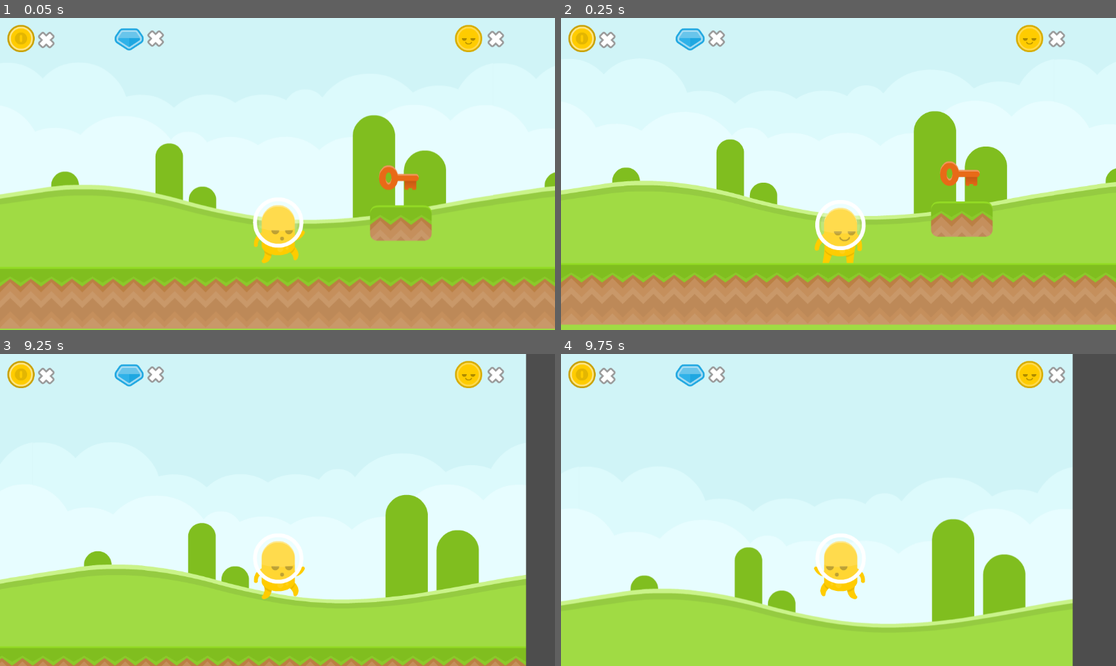
Above: before the commit, frames 1-4 (two rows, left to right).
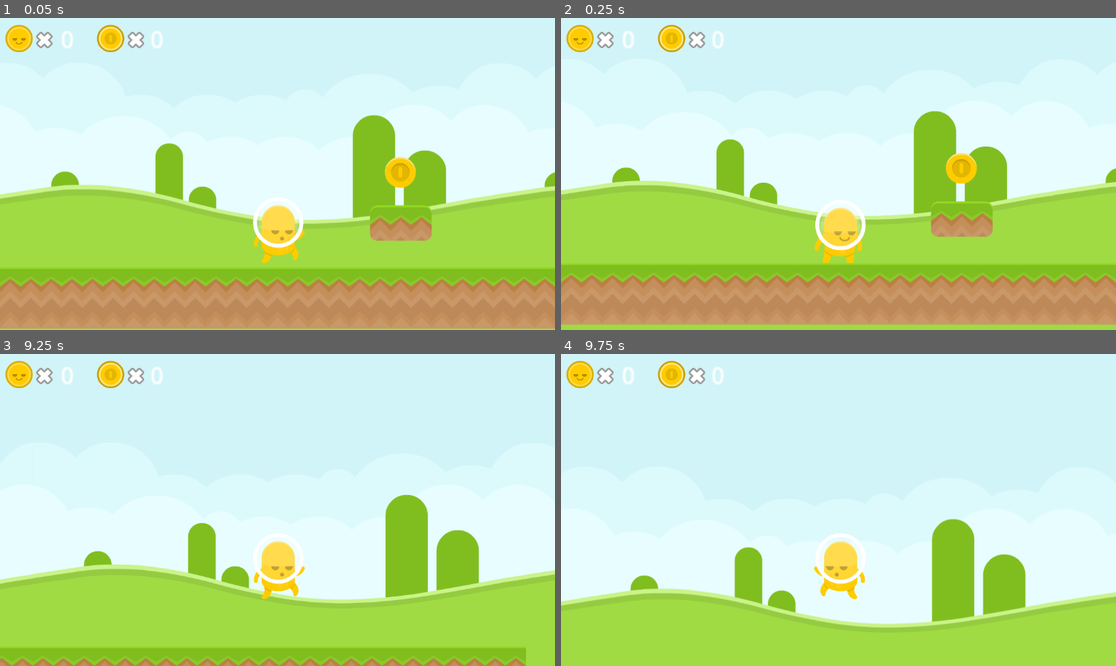
Above: after the commit, the same moments.

Repository: bsu-cs315/P2-Grigsby
Game: Godot game, scene res://world/world.tscn
Same seed, same stepped clock (60 frames per second), same inputs: the game is played once before the commit and once after it. Sound files missing from this copy of the repository are replaced by a short silence.
Inputs:
- Up to frame 1 (0.05 s): no input
- Up to frame 2 (0.25 s): no input
- Up to frame 3 (9.25 s): tap Enter at 0.5 s; hold Right (right) 0.53-2.03 s; tap Space (jump) at 0.77, 1.52, 3.02, 3.77, 4.52, 6.02, 6.77, 7.52, 9.02 s; hold Left (left) 2.03-2.78 s; hold Right (right) 2.78-4.28 s; hold Left (left) 4.28-5.03 s; hold Right (right) 5.03-5.78 s; hold Left (left) 5.78-7.28 s; hold Right (right) from 7.28 s (still down)
- Up to frame 4 (9.75 s): release Right (right) at 9.53 s; hold Left (left) from 9.53 s (still down)

The runs differ from the first frame. In frame 1, 2.2% of the frame differs, in the area x 0-91%, y 2-56%; in frame 2, 2.2%; in frame 3, 6.8%; in frame 4, 9.5%, in the area x 0-100%, y 0-100%.

Commit message:
More attempts at making the HUD work

Diff:
--- a/alien/alien.gd
+++ b/alien/alien.gd
@@ -1,6 +1,4 @@
 extends CharacterBody2D
-
-signal key_collected(new_keys)
 
 const SPEED = 300.0
 const JUMP_VELOCITY = -550.0
@@ -8,8 +6,6 @@
 # Get the gravity from the project settings to be synced with RigidBody nodes.
 var gravity = ProjectSettings.get_setting("physics/2d/default_gravity")
 
-var keys := 0
-var original_keys := 0
 
 @onready var _animated_sprite := $AnimatedSprite2D
 
@@ -41,6 +37,3 @@
 		_animated_sprite.scale.x = -1
 
 	move_and_slide()
-
-	if keys > original_keys:
-		key_collected.emit()
--- a/hud/hud.gd
+++ b/hud/hud.gd
@@ -1,17 +1,19 @@
 extends Control
 
+var coin : Coin
 # Called when the node enters the scene tree for the first time.
 func _ready():
-	$key.visible = false
-
-func set_alien(alien):
-	alien.key_collected.connect(_on_key_collected)
+	pass
 
 func _process(delta):
 	pass
 
-func _on_key_collected(new_keys):
-	_update_key_label()
+func setCoin(new_coin) -> void:
+	new_coin.coin_collected.connect(_on_coin_collected)
+	$coin_label.text = "0"
 
-func _update_key_label():
-	$key.visible = true
+func _on_coin_collected(new_coins):
+	update_coin_label(new_coins)
+
+func update_coin_label(new_coins):
+	$coin_label.text = str(new_coins)
--- a/hud/hud.tscn
+++ b/hud/hud.tscn
@@ -1,8 +1,7 @@
-[gd_scene load_steps=7 format=3 uid="uid://c16of8mo5wfsg"]
+[gd_scene load_steps=6 format=3 uid="uid://c16of8mo5wfsg"]
 
 [ext_resource type="Texture2D" uid="uid://dadobe3w283nm" path="res://hud/hudKey_red.png" id="1_46ahf"]
 [ext_resource type="Script" path="res://hud/hud.gd" id="1_b4u72"]
-[ext_resource type="Texture2D" uid="uid://c2npoytvvnevj" path="res://hud/hudJewel_blue.png" id="2_xxf7x"]
 [ext_resource type="Texture2D" uid="uid://dfj5mee53rvt5" path="res://hud/hudCoin.png" id="3_1wu8x"]
 [ext_resource type="Texture2D" uid="uid://bwlj5kd76p6c6" path="res://hud/hudPlayer_yellow.png" id="4_233qq"]
 [ext_resource type="Texture2D" uid="uid://dvdr744jb7fkv" path="res://hud/hudX.png" id="4_tahj1"]
@@ -12,41 +11,54 @@
 anchors_preset = 15
 anchor_right = 1.0
 anchor_bottom = 1.0
+offset_left = -1.0
+offset_top = 1.0
+offset_right = -1.0
+offset_bottom = 1.0
 grow_horizontal = 2
 grow_vertical = 2
 script = ExtResource("1_b4u72")
 
 [node name="key" type="Sprite2D" parent="."]
+visible = false
 position = Vector2(43, 123)
 scale = Vector2(0.65625, 0.65625)
 texture = ExtResource("1_46ahf")
 
-[node name="gem" type="Sprite2D" parent="."]
-position = Vector2(268, 43)
-scale = Vector2(0.656, 0.656)
-texture = ExtResource("2_xxf7x")
-
 [node name="coin" type="Sprite2D" parent="."]
-position = Vector2(43, 43)
+position = Vector2(229, 43)
 scale = Vector2(0.656, 0.656)
 texture = ExtResource("3_1wu8x")
 
 [node name="life" type="Sprite2D" parent="."]
-position = Vector2(972, 43)
+position = Vector2(39, 43)
 scale = Vector2(0.656, 0.656)
 texture = ExtResource("4_233qq")
 
 [node name="x" type="Sprite2D" parent="."]
-position = Vector2(97, 44)
-scale = Vector2(0.656, 0.656)
-texture = ExtResource("4_tahj1")
-
-[node name="x2" type="Sprite2D" parent="."]
-position = Vector2(324, 41)
+position = Vector2(283, 44)
 scale = Vector2(0.656, 0.656)
 texture = ExtResource("4_tahj1")
 
 [node name="x3" type="Sprite2D" parent="."]
-position = Vector2(1030, 42)
+position = Vector2(93, 44)
 scale = Vector2(0.656, 0.656)
 texture = ExtResource("4_tahj1")
+
+[node name="coin_label" type="Label" parent="."]
+layout_mode = 0
+offset_left = 312.0
+offset_top = 10.0
+offset_right = 359.0
+offset_bottom = 46.0
+scale = Vector2(3, 3)
+text = "0"
+
+[node name="life_label" type="Label" parent="."]
+layout_mode = 0
+offset_left = 126.0
+offset_top = 10.0
+offset_right = 166.0
+offset_bottom = 36.0
+scale = Vector2(3, 3)
+text = "0"
--- a/objects/key.gd
+++ b/objects/coin.gd
@@ -1,14 +1,16 @@
-extends Area2D
+class_name Coin extends Area2D
 
+signal coin_collected(new_coins)
 
+var coins := 0
+var original_coins := 0
 # Called when the node enters the scene tree for the first time.
 func _ready():
 	pass # Replace with function body.
 
 func _on_body_entered(body):
 	if body.is_in_group("aliens"):
-		body.keys += 1
-
+		coins += 1
 		var audio_stream_player := AudioStreamPlayer.new()
 		audio_stream_player.stream = load("res://objects/keysound.wav")
 		get_parent().add_child(audio_stream_player)
@@ -18,3 +20,8 @@
 		)
 
 		queue_free()
+	if coins != original_coins:
+		coin_collected.emit(coins)
+
+func get_coins():
+	return coins
--- a/objects/key.tscn
+++ b/objects/coin.tscn
@@ -1,16 +1,16 @@
 [gd_scene load_steps=4 format=3 uid="uid://fd5qkmqs2fc2"]
 
-[ext_resource type="Texture2D" uid="uid://lo4pf0hjlp8k" path="res://objects/keyRed.png" id="1_qtgqg"]
-[ext_resource type="Script" path="res://objects/key.gd" id="1_rfrcn"]
+[ext_resource type="Script" path="res://objects/coin.gd" id="1_rclyg"]
+[ext_resource type="Texture2D" uid="uid://bh0vcodn4fyuo" path="res://objects/coinGold.png" id="2_35ltk"]
 
 [sub_resource type="CircleShape2D" id="CircleShape2D_k03pg"]
-radius = 42.0
+radius = 32.0156
 
-[node name="key" type="Area2D"]
-script = ExtResource("1_rfrcn")
+[node name="Coin" type="Area2D"]
+script = ExtResource("1_rclyg")
 
 [node name="Sprite2D" type="Sprite2D" parent="."]
-texture = ExtResource("1_qtgqg")
+texture = ExtResource("2_35ltk")
 
 [node name="CollisionShape2D" type="CollisionShape2D" parent="."]
 shape = SubResource("CircleShape2D_k03pg")
--- a/world/world.gd
+++ b/world/world.gd
@@ -1,5 +1,4 @@
 extends Node2D
-
 
 # Called when the node enters the scene tree for the first time.
 func _ready():
--- a/world/world.tscn
+++ b/world/world.tscn
@@ -4,7 +4,7 @@
 [ext_resource type="Script" path="res://world/world.gd" id="1_7eb4t"]
 [ext_resource type="PackedScene" uid="uid://ccnffv47qghcq" path="res://alien/alien.tscn" id="1_up166"]
 [ext_resource type="Texture2D" uid="uid://bs8qvgyx4tsaa" path="res://world/grassMid.png" id="2_qwpd4"]
-[ext_resource type="PackedScene" uid="uid://fd5qkmqs2fc2" path="res://objects/key.tscn" id="2_uodjw"]
+[ext_resource type="PackedScene" uid="uid://fd5qkmqs2fc2" path="res://objects/coin.tscn" id="2_uodjw"]
 [ext_resource type="PackedScene" uid="uid://c16of8mo5wfsg" path="res://hud/hud.tscn" id="3_catmq"]
 [ext_resource type="Texture2D" uid="uid://ckb2dqxkjyhdq" path="res://world/grassHalf.png" id="4_pb8lk"]
 
@@ -41,6 +41,14 @@
 position = Vector2(1536, 255)
 texture = ExtResource("1_1m07n")
 
+[node name="ColoredGrass3" type="Sprite2D" parent="."]
+position = Vector2(2560, 256)
+texture = ExtResource("1_1m07n")
+
+[node name="ColoredGrass4" type="Sprite2D" parent="."]
+position = Vector2(3584, 257)
+texture = ExtResource("1_1m07n")
+
 [node name="Alien" parent="." instance=ExtResource("1_up166")]
 position = Vector2(579, 382)
 
@@ -53,11 +61,11 @@
 offset_right = -579.0
 offset_bottom = -382.0
 
-[node name="key" parent="." instance=ExtResource("2_uodjw")]
-position = Vector2(827, 334)
+[node name="Coin" parent="." instance=ExtResource("2_uodjw")]
+position = Vector2(831, 323)
 
 [node name="TileMap" type="TileMap" parent="."]
 position = Vector2(640, 520)
 tile_set = SubResource("TileSet_n514d")
 format = 2
-layer_0/tile_data = PackedInt32Array(3, 0, 0, 2, 0, 0, 1, 0, …(88 unchanged characters)…  0, 4, 0, 0, 5, 0, 0, 6, 0, 0, 7, 0, 0, 8, 0, 0, 9, 0, 0, 10, 0, 0)
+layer_0/tile_data = PackedInt32Array(3, 0, 0, 2, 0, 0, 1, 0, …(88 unchanged characters)…  0, 4, 0, 0, 5, 0, 0, 6, 0, 0, 7, 0, 0, 13, 0, 0, 14, 0, 0, 15, 0, 0, 8, 0, 0, 9, 0, 0, 10, 0, 0, 21, 0, 0, 16, 0, 0, 17, 0, 0, 18, 0, 0, 19, 0, 0, 20, 0, 0, 22, 0, 0, 23, 0, 0, 24, 0, 0, 25, 0, 0, 26, 0, 0)
Binary file removed: objects/gemBlue.png
Not shown, removed: objects/gemBlue.png.import
Not shown, changed: .DS_Store
